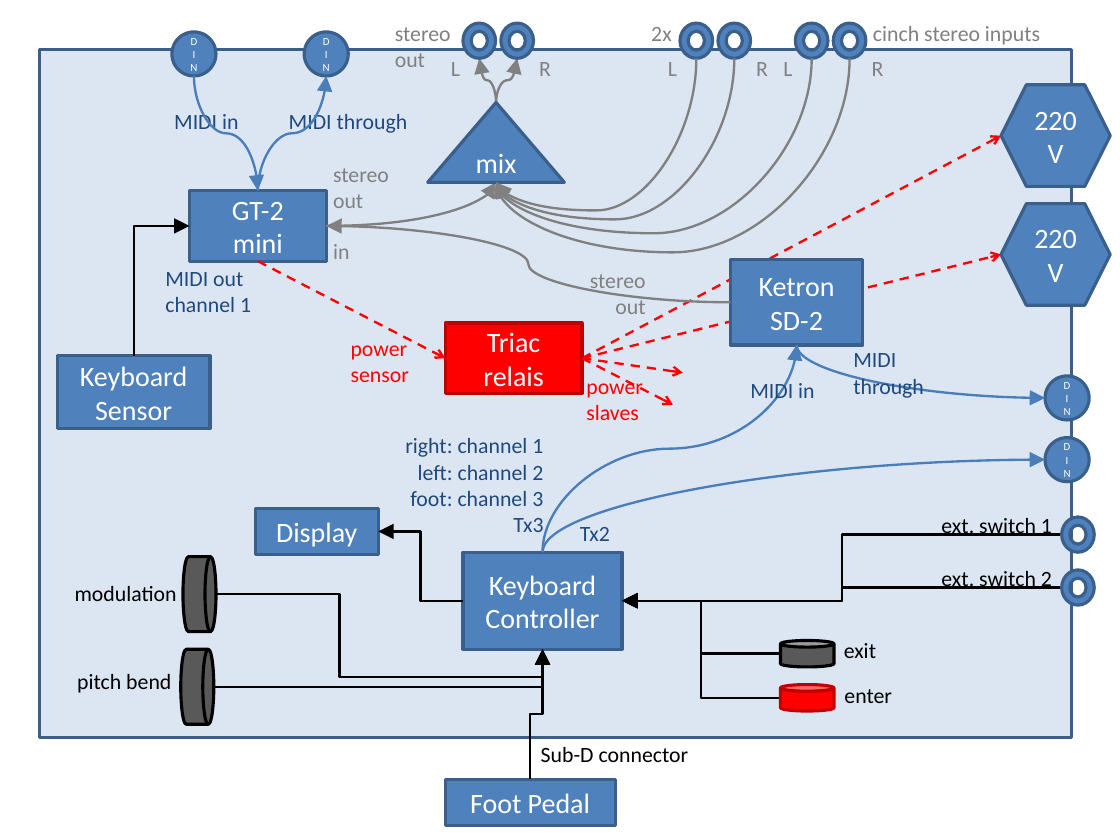
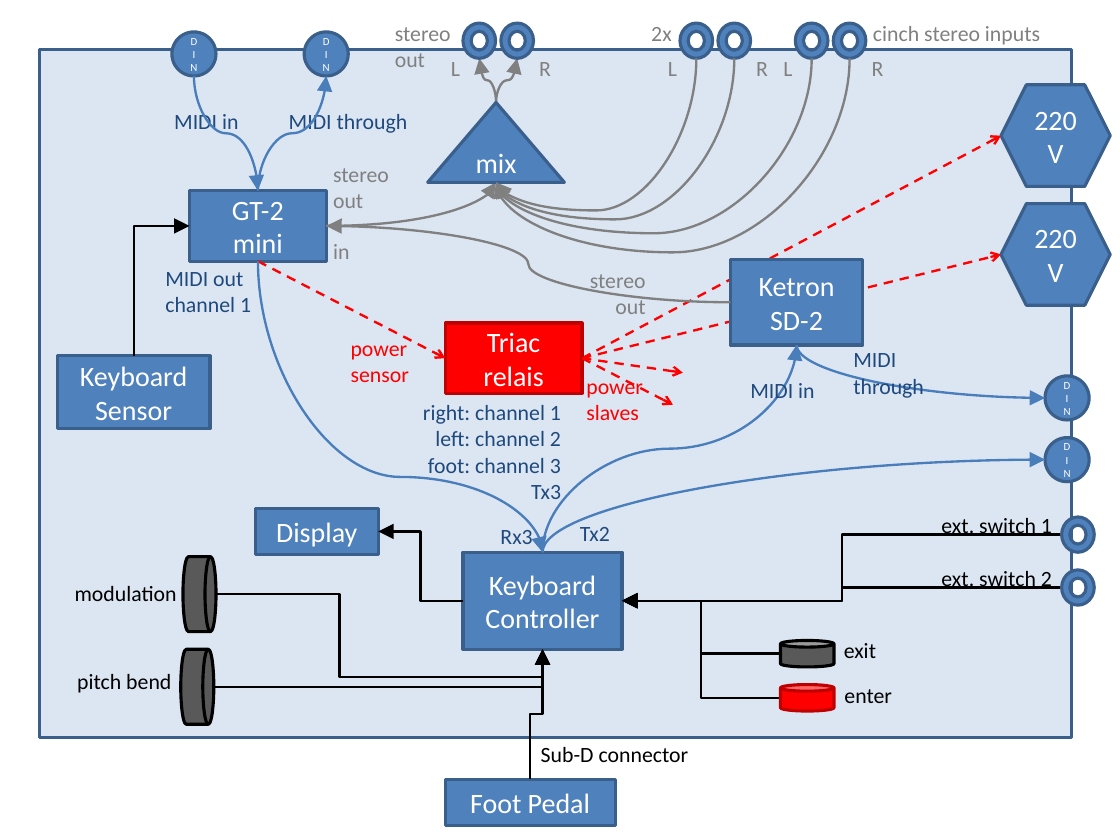
Before and after one commit to HaraldRieder/Keyboard_Controller, a slide deck: slide 1 of Hardware/Hardware.pptx. Drawn at 1120x840 pixels with LibreOffice and Linux fonts; fonts in the diff are those of the drawing. Boxes give left, top, right and bottom in pixels: in the first picture for what was removed or moved away, otherwise in the second. Text is boxed around its words. In the diff, an @@ line names an element or a change of style, - is before the commit and + after.

```diff
--- a/Hardware/Hardware.pptx
+++ b/Hardware/Hardware.pptx
@@ curved arrow added from (258, 261) to (542, 552), #4B7EBC 1.5 pt @@
@@ text "right: channel 1 left: channel ..." rewrapped from (x1=405, y1=438, x2=543, y2=532) to (x1=423, y1=405, x2=561, y2=506) @@
@@ text added at (x1=500, y1=526, x2=532, y2=544), 14 pt, text #1F497D @@
+Rx3
```
Also in this commit, not shown: 1 other slide changed, 1 slide added.
